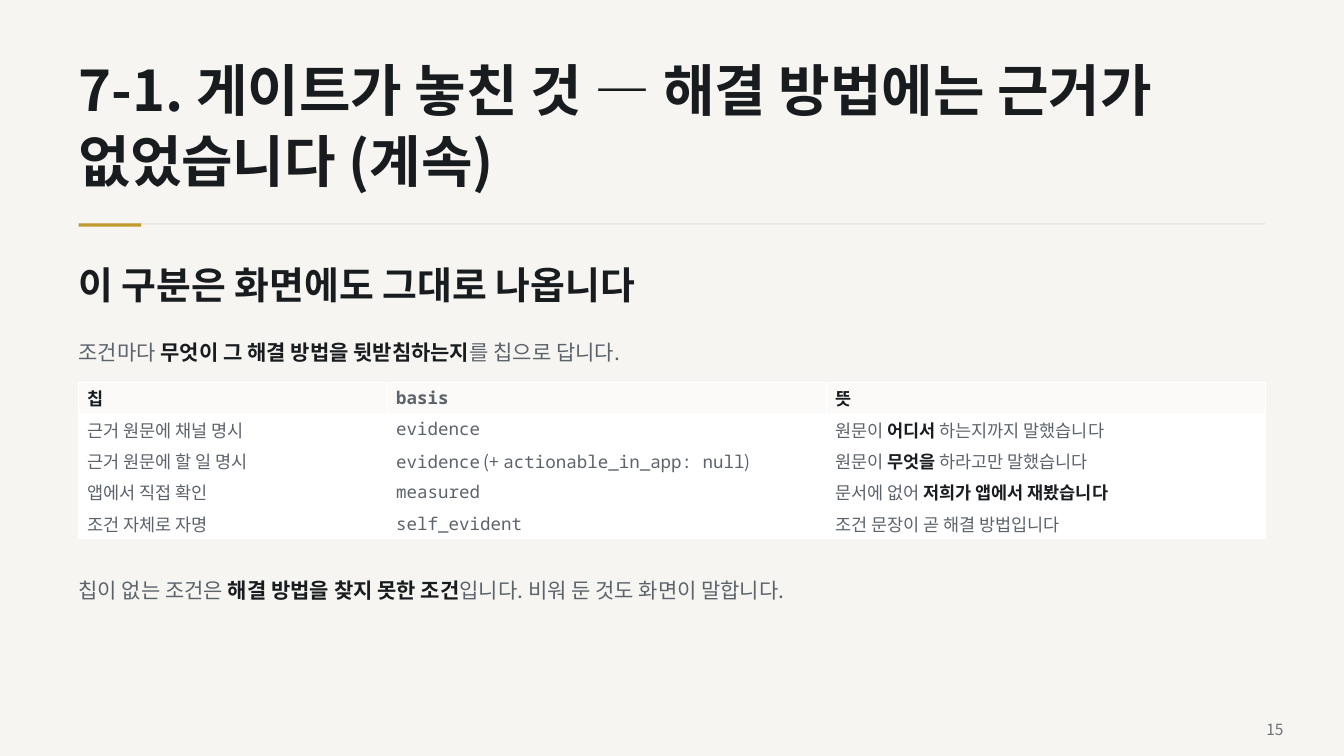
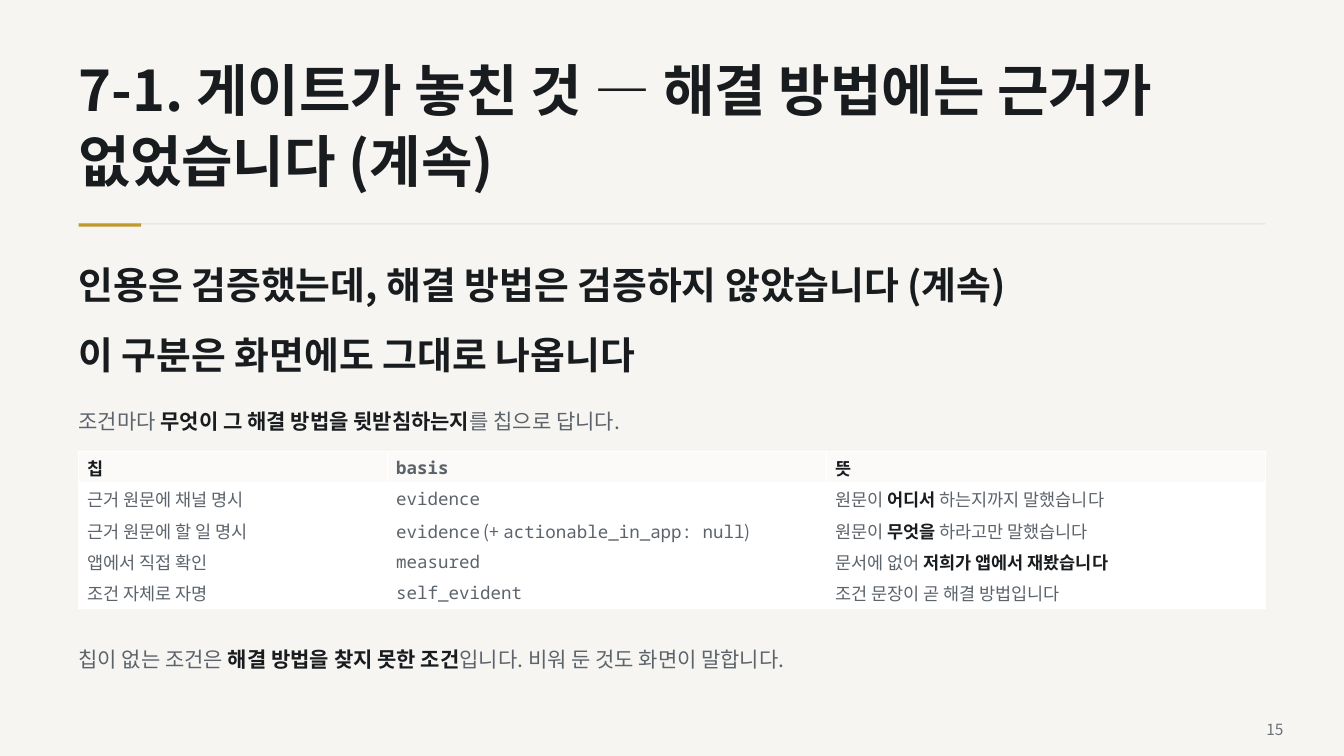
Before and after one commit to ChoHyeonChan/kb-ai-challenge-2026, a slide deck: slide 15 of docs/기술설명서.pptx. Drawn at 1344x756 pixels with LibreOffice and Linux fonts; fonts in the diff are those of the drawing. Boxes give left, top, right and bottom in pixels: in the first picture for what was removed or moved away, otherwise in the second. Text is boxed around its words. In the diff, an @@ line names an element or a change of style, - is before the commit and + after.

```diff
--- a/docs/기술설명서.pptx
+++ b/docs/기술설명서.pptx
@@ text added at (79, 267, 1005, 307), 27 pt, text #191C1F, bold @@
+인용은 검증했는데, 해결 방법은 검증하지 않았습니다 (계속)
@@ 3 texts, 1 table: place and size @@
-3 texts, 1 table at (79, 267, 1266, 600)
+3 texts, 1 table at (79, 337, 1266, 669)
```
Also in this commit, not shown: 5 other slides changed, 3 other files.
